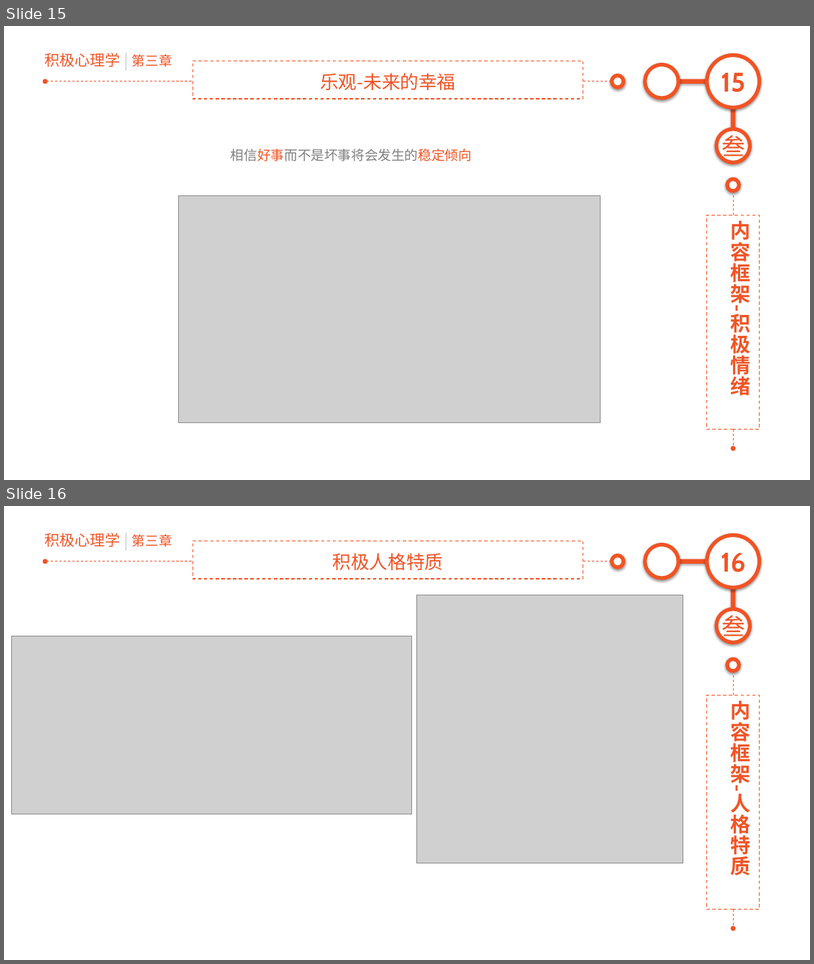
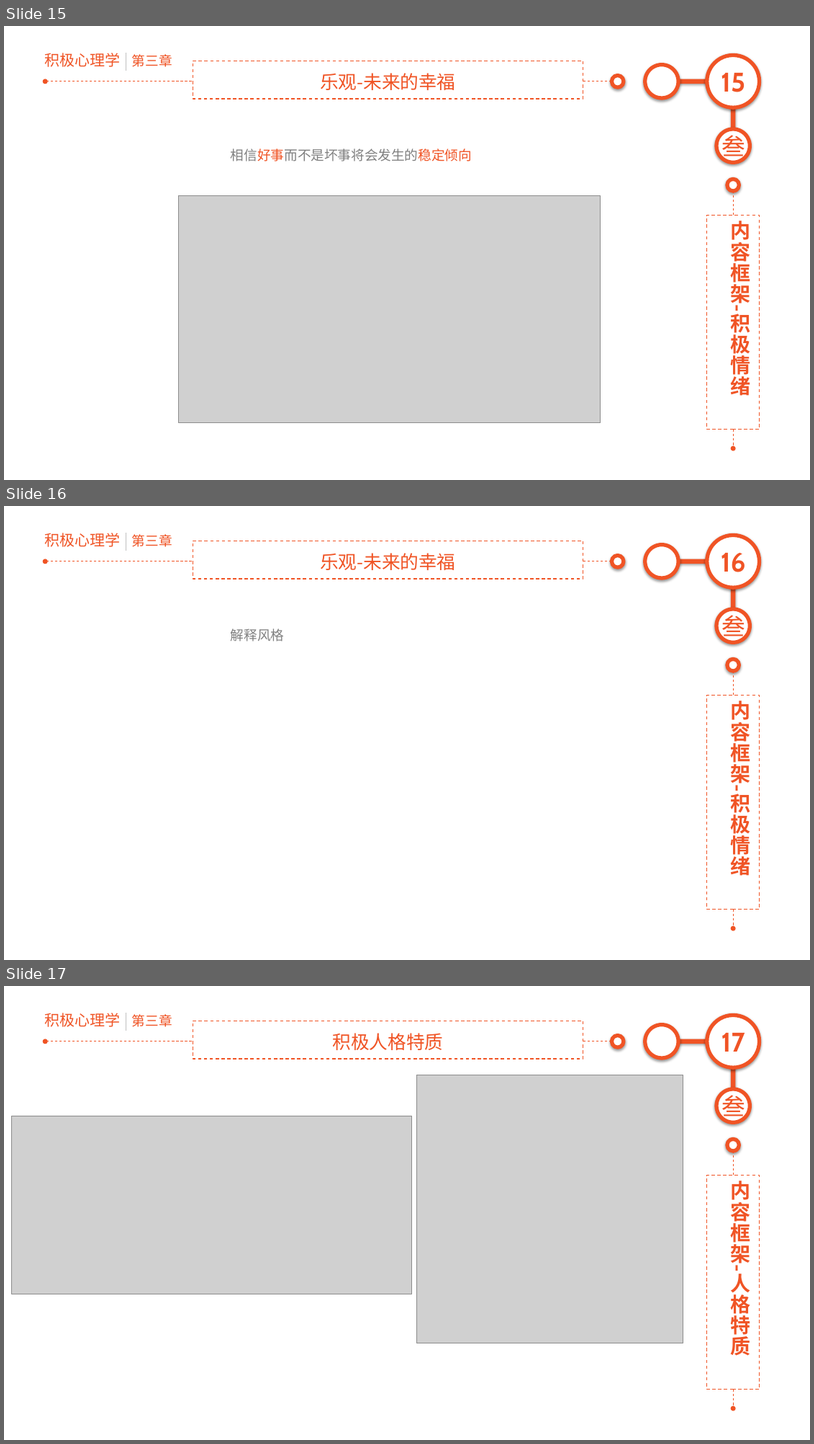
Before and after one commit to junstudys/positive-psychology, a slide deck: 积极心理学探索.pptx. Shown one above the other, each under a label of ours: slides 15 and 16 before the commit, slides 15, 16 and 17 after it. The pictures are 814x964 and 814x1444 pixels, drawn with LibreOffice and Linux fonts; fonts in the diff are those of the drawing; grey boxes stand for pictures. Boxes give left, top, right and bottom in pixels: in the first picture for what was removed or moved away, otherwise in the second. Text is boxed around its words. In the diff, an @@ line names an element or a change of style, - is before the commit and + after.

```diff
--- a/积极心理学探索.pptx
+++ b/积极心理学探索.pptx
@@ slide 16 added at [4,506,810,960], background #FFFFFF; not listed: 15 template elements that a slide beside it also shows @@
@@ text added at [320,553,455,570], 22 pt, text #F05425 @@
+乐观-未来的幸福
@@ text added at [231,628,284,641], 16 pt, text #808080 @@
+解释风格
@@ what was slide 16 is now slide 17 @@
@@ page number at [722,1033,746,1052]: text changed @@
-16
+17
```
Also in this commit, not shown: 1 slide changed, 1 slide removed.
